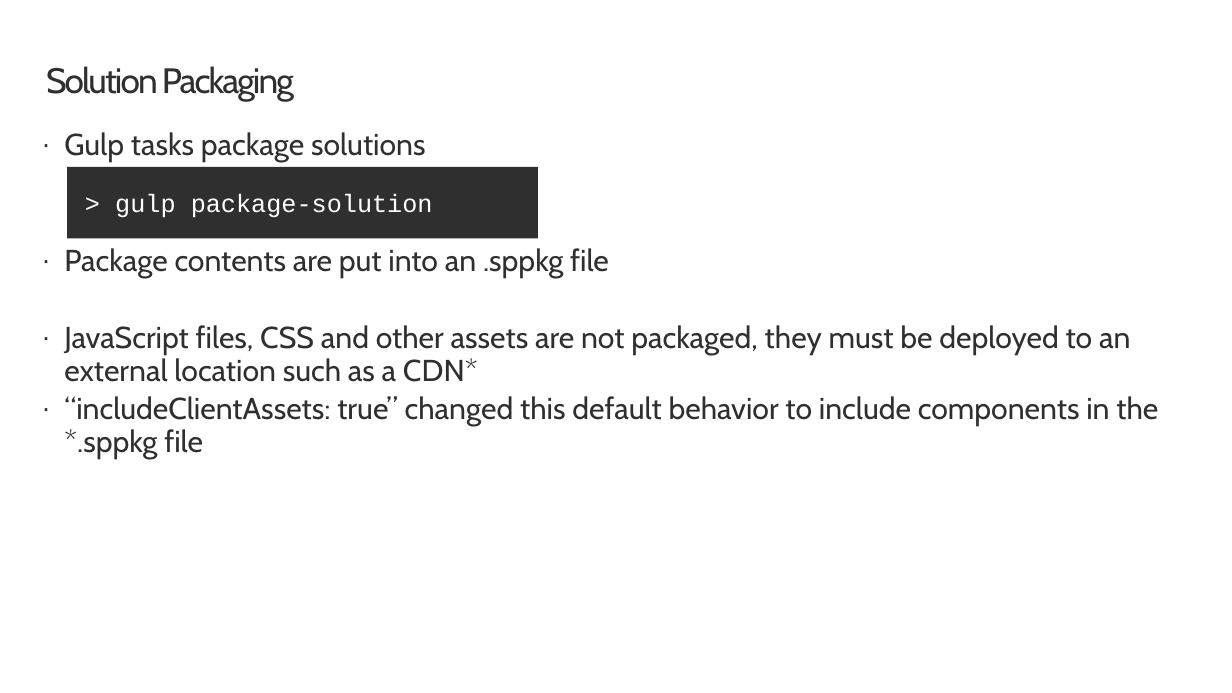
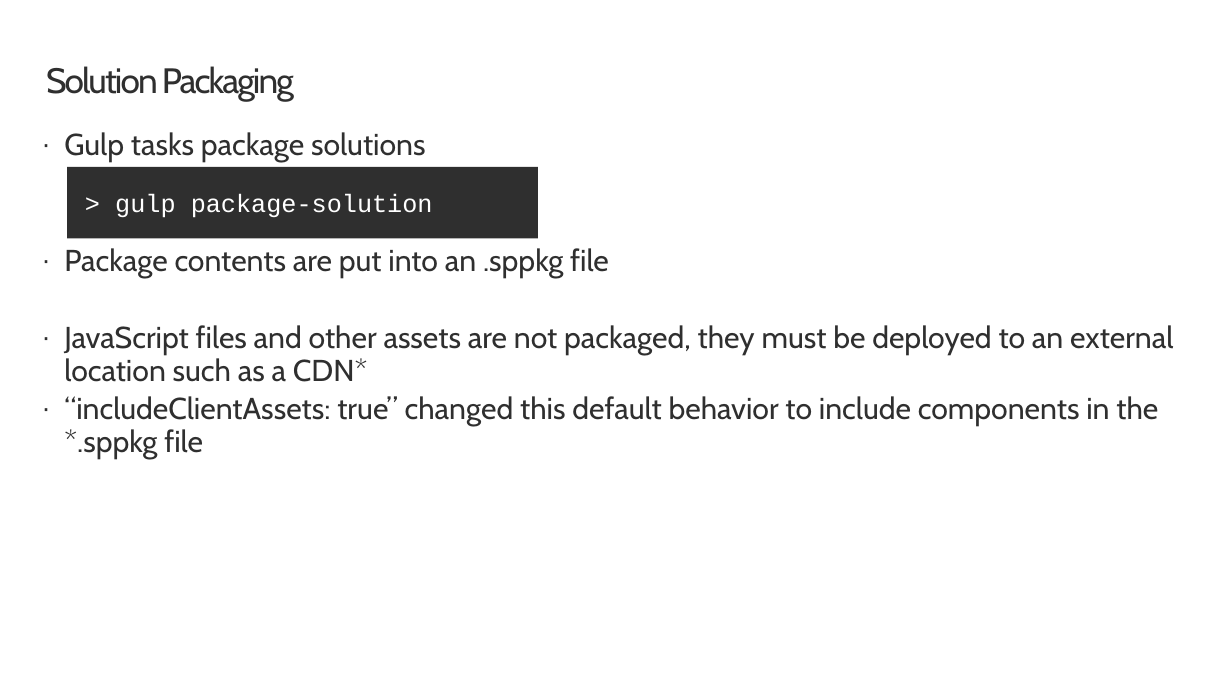
Before and after one commit to renahorton218/SharePoint-spfx-web-parts, a slide deck: slide 11 of 01-intro.pptx (slide 12 before the commit). Drawn at 1232x693 pixels with LibreOffice and Linux fonts; fonts in the diff are those of the drawing; background and template pictures are left out. Boxes give left, top, right and bottom in pixels: in the first picture for what was removed or moved away, otherwise in the second. Text is boxed around its words. In the diff, an @@ line names an element or a change of style, - is before the commit and + after.

```diff
--- a/01-intro.pptx
+++ b/01-intro.pptx
@@ text at [64,325,1173,382]: text changed @@
-· JavaScript files, CSS and other assets are not packaged, they must be deployed to an external location such as a CDN*
+· JavaScript files and other assets are not packaged, they must be deployed to an external location such as a CDN*
```
Also in this commit, not shown: 2 other slides changed, 1 slide removed, 39 other files.
